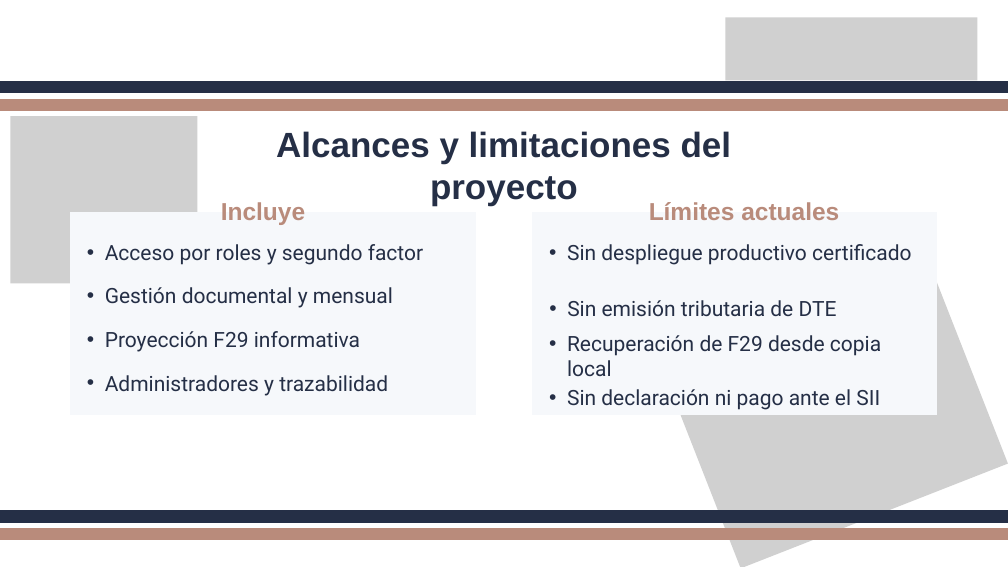
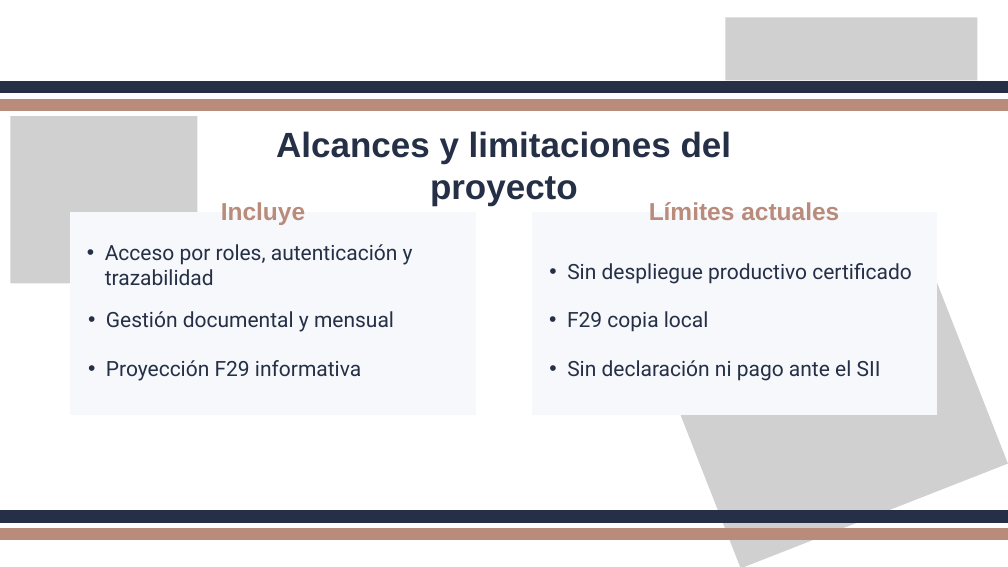
Before and after one commit to Grupo-TRIBUTEK/Capstone-TRIBUTEK, a slide deck: slide 5 of Fase 3/Evidencias Grupales/Presentación Final del proyecto.pptx. Drawn at 1008x567 pixels with LibreOffice and Linux fonts; fonts in the diff are those of the drawing; grey boxes stand for pictures. Boxes give left, top, right and bottom in pixels: in the first picture for what was removed or moved away, otherwise in the second. Text is boxed around its words. In the diff, an @@ line names an element or a change of style, - is before the commit and + after.

```diff
--- a/Fase 3/Evidencias Grupales/Presentación Final del proyecto.pptx
+++ b/Fase 3/Evidencias Grupales/Presentación Final del proyecto.pptx
@@ text at bbox=[105, 244, 413, 285]: text changed @@
-  • Acceso por roles y segundo factor
+  • Acceso por roles, autenticación y trazabilidad
@@ text "Sin despliegue productivo certificado": place and size @@
-text "Sin despliegue productivo certificado" at bbox=[567, 244, 911, 265]
+text "Sin despliegue productivo certificado" at bbox=[567, 263, 911, 284]
@@ text "Gestión documental y mensual": place and size @@
-text "Gestión documental y mensual" at bbox=[105, 287, 393, 308]
+text "Gestión documental y mensual" at bbox=[106, 311, 394, 332]
@@ text at bbox=[567, 311, 709, 332]: text changed @@
-  • Recuperación de F29 desde copia local
+  • F29 copia local
@@ text removed at bbox=[567, 300, 837, 316] @@
-  • Sin emisión tributaria de DTE
@@ text "Proyección F29 informativa": place and size @@
-text "Proyección F29 informativa" at bbox=[105, 331, 360, 352]
+text "Proyección F29 informativa" at bbox=[106, 360, 361, 381]
@@ text "Sin declaración ni pago ante ...": place and size @@
-text "Sin declaración ni pago ante ..." at bbox=[567, 389, 880, 410]
+text "Sin declaración ni pago ante ..." at bbox=[567, 360, 881, 381]
@@ text removed at bbox=[105, 375, 388, 396] @@
-  • Administradores y trazabilidad
```
Also in this commit, not shown: 5 other slides changed, 21 other files.
